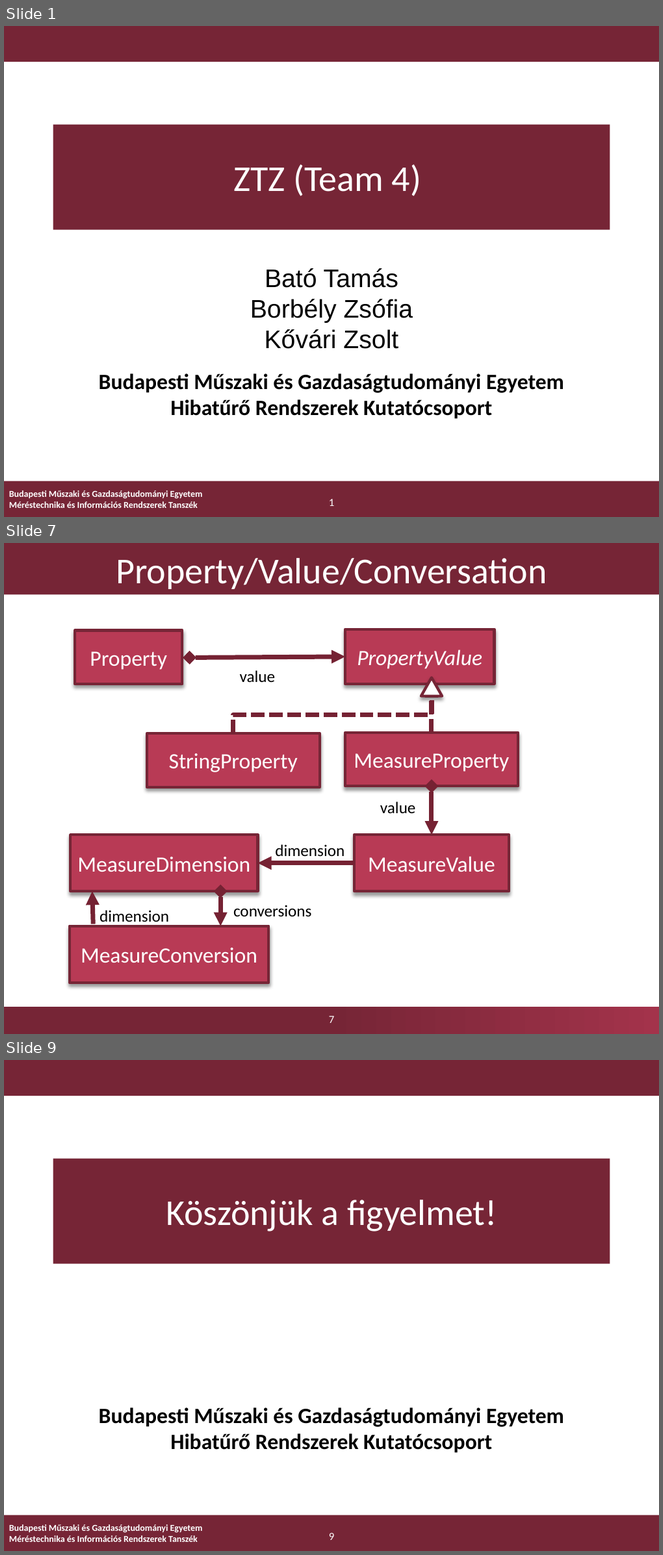
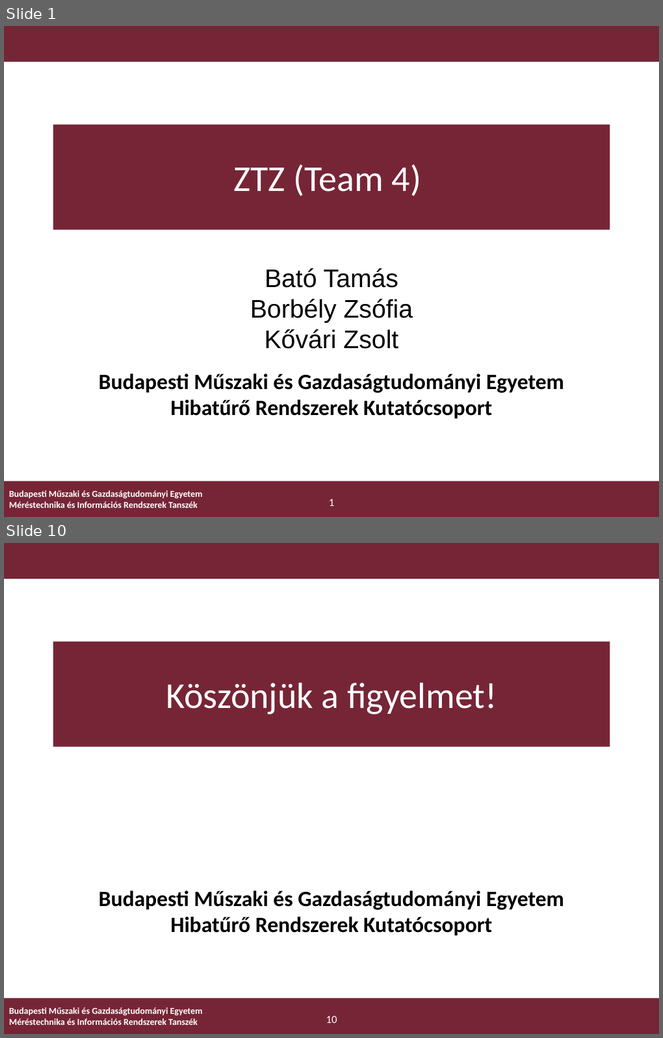
Before and after one commit to FTSRG-MDSD/MDSD-2016-ztz, a slide deck: doc/prezi/ztz-presentation.pptx. Shown one above the other, each under a label of ours: slides 1, 7 and 9 before the commit, slides 1 and 10 after it; the slides between them are not shown. The pictures are 663x1555 and 663x1038 pixels, drawn with LibreOffice and Linux fonts; fonts in the diff are those of the drawing; background and template pictures are left out. Boxes give left, top, right and bottom in pixels: in the first picture for what was removed or moved away, otherwise in the second. Text is boxed around its words. In the diff, an @@ line names an element or a change of style, - is before the commit and + after.

```diff
--- a/doc/prezi/ztz-presentation.pptx
+++ b/doc/prezi/ztz-presentation.pptx
@@ slide 7 removed at (4, 543, 659, 1034), background #FFFFFF; not listed: 1 template element that a slide beside it also shows @@
@@ title removed at (4, 543, 659, 595) @@
-Property/Value/Conversation
@@ rectangle removed at (75, 630, 182, 684) @@
-Property
@@ rectangle removed at (345, 629, 495, 684) @@
-PropertyValue
@@ double arrow removed from (189, 657) to (345, 657) @@
@@ text removed at (240, 670, 276, 682) @@
-value
@@ triangle removed at (421, 678, 442, 696) @@
@@ elbow line removed from (233, 733) to (432, 696) @@
@@ arrow removed from (432, 732) to (432, 684) @@
@@ rectangle removed at (147, 733, 320, 787) @@
-StringProperty
@@ rectangle removed at (345, 732, 518, 786) @@
-MeasureProperty
@@ double arrow removed from (432, 786) to (432, 835) @@
@@ text removed at (380, 802, 416, 813) @@
-value
@@ rectangle removed at (70, 835, 258, 891) @@
-MeasureDimension
@@ text removed at (275, 845, 345, 857) @@
-dimension
@@ rectangle removed at (354, 835, 509, 891) @@
-MeasureValue
@@ arrow removed from (354, 863) to (258, 863) @@
@@ arrow removed from (93, 925) to (92, 891) @@
@@ double arrow removed from (221, 891) to (221, 927) @@
@@ text removed at (100, 910, 169, 926) @@
-dimension
@@ text removed at (233, 905, 312, 917) @@
-conversions
@@ rectangle removed at (70, 927, 269, 982) @@
-MeasureConversion
@@ page number removed at (329, 1016, 334, 1023) @@
-7
@@ what was slide 9 is now slide 10 @@
@@ page number at (326, 1016, 337, 1023): text changed @@
-9
+10
```
Also in this commit, not shown: 5 slides changed, 3 slides added, 1 other slide removed.
